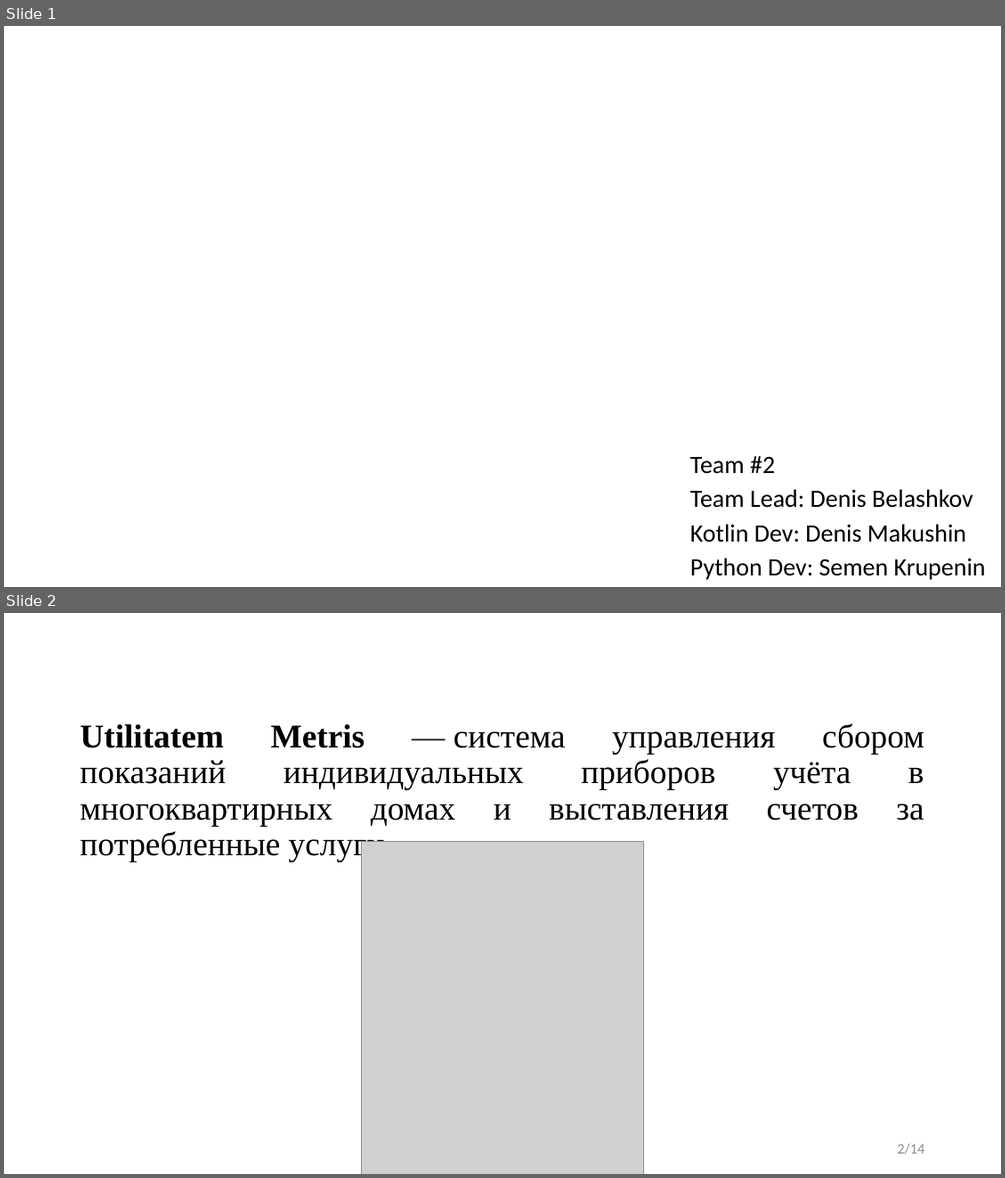
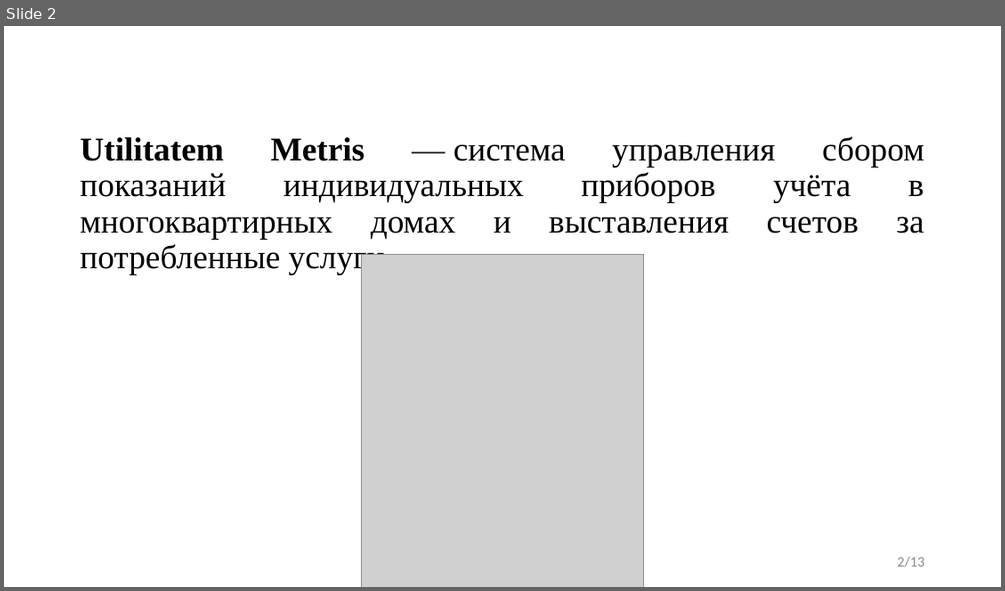
Before and after one commit to DenisBelashkov/UtilitatemMetris, a slide deck: Документация/Utilitatem Metris.pptx. Shown one above the other, each under a label of ours: slides 1 and 2 before the commit, slide 2 after it. The pictures are 1005x1178 and 1005x591 pixels, drawn with LibreOffice and Linux fonts; fonts in the diff are those of the drawing; grey boxes stand for pictures; background and template pictures are left out. Boxes give left, top, right and bottom in pixels: in the first picture for what was removed or moved away, otherwise in the second. Text is boxed around its words. In the diff, an @@ line names an element or a change of style, - is before the commit and + after.

```diff
--- a/Документация/Utilitatem Metris.pptx
+++ b/Документация/Utilitatem Metris.pptx
@@ slide 1 removed at (4,26,1001,587), background picture (left out) @@
@@ subtitle removed at (690,456,986,580) @@
-Team #2
-Team Lead: Denis Belashkov
-Kotlin Dev: Denis Makushin
-Python Dev: Semen Krupenin
@@ page number at (897,556,924,567): text changed @@
-2/14
+2/13
```
Also in this commit, not shown: 6 slides changed, 3 slides added, 3 other slides removed, 3 other files.
